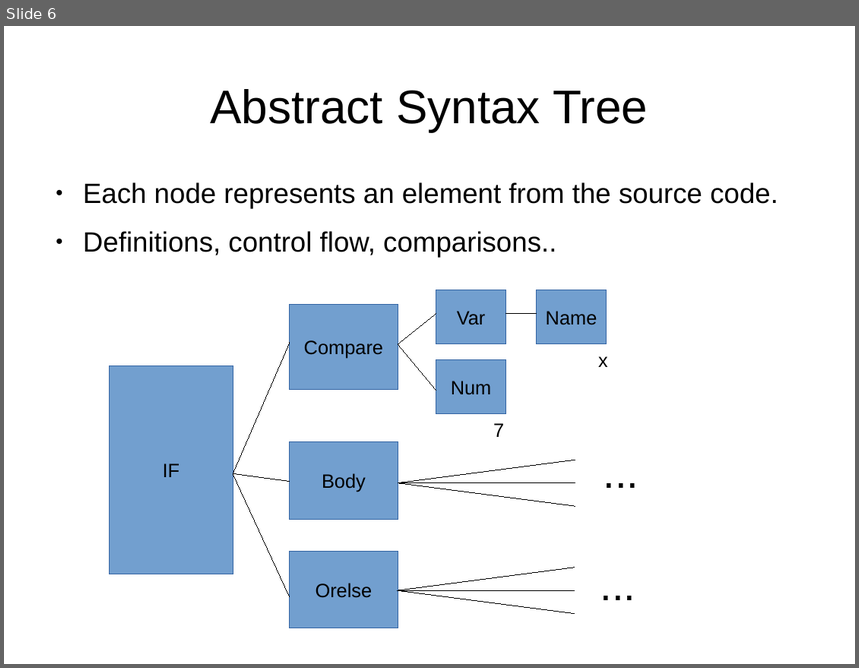
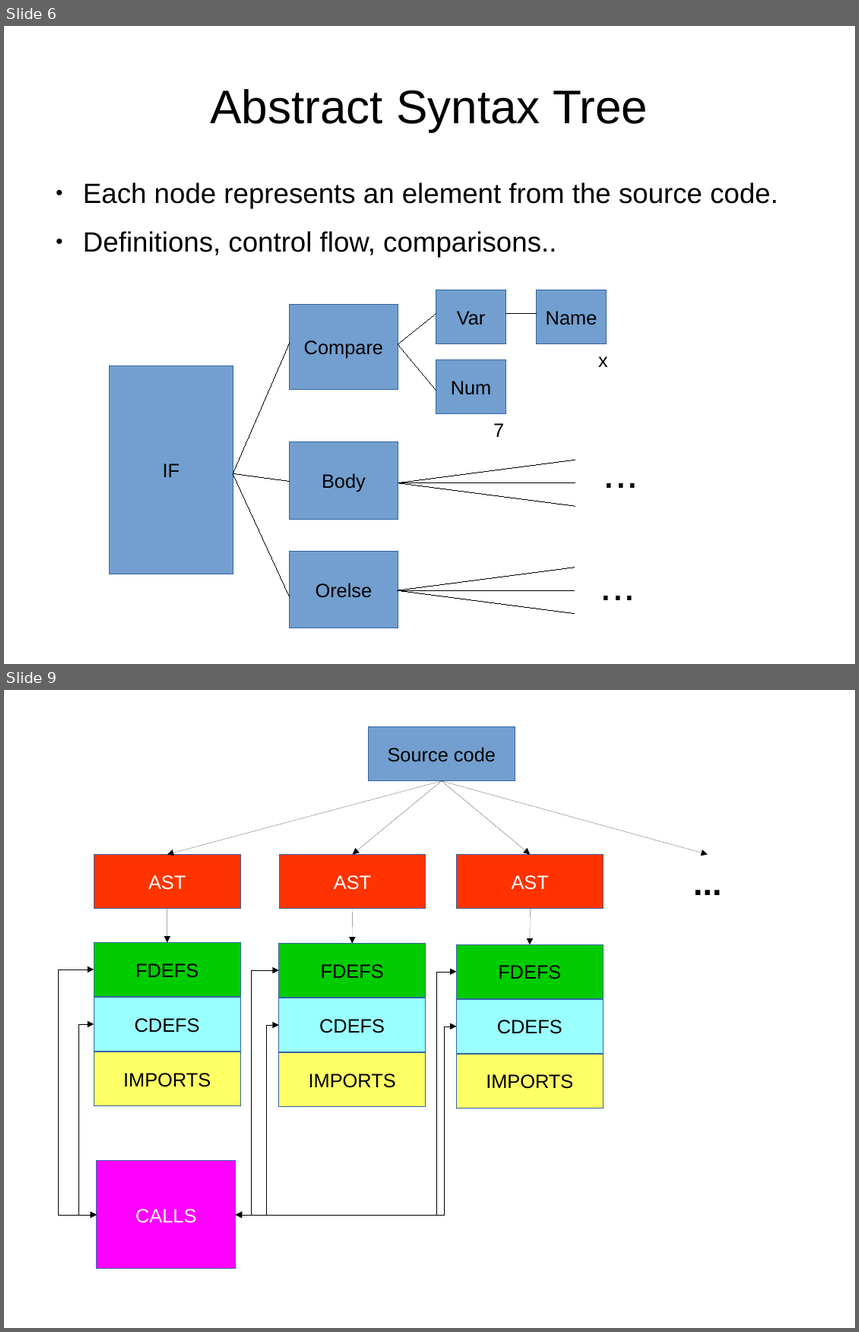
Before and after one commit to brmscheiner/ideogram, a slide deck: presentation/presentation.odp. Shown one above the other, each under a label of ours: slide 6 before the commit, slides 6 and 9 after it; the slides between them are not shown. The pictures are 859x668 and 859x1332 pixels, drawn with LibreOffice and Linux fonts; fonts in the diff are those of the drawing. Boxes give left, top, right and bottom in pixels: in the first picture for what was removed or moved away, otherwise in the second. Text is boxed around its words. In the diff, an @@ line names an element or a change of style, - is before the commit and + after.

```diff
--- a/presentation/presentation.odp
+++ b/presentation/presentation.odp
@@ slide 9 added at (x1=4, y1=690, x2=855, y2=1328), background #FFFFFF @@
@@ rectangle added at (x1=369, y1=727, x2=515, y2=781), fill #729FCF, outline #3465A4 0 pt, 18 pt, text #000000 @@
+Source code
@@ arrow added from (442, 781) to (167, 854), #000000 0 pt @@
@@ arrow added from (442, 781) to (352, 854), #000000 0 pt @@
@@ arrow added from (442, 781) to (530, 854), #000000 0 pt @@
@@ arrow added from (442, 781) to (708, 854), #000000 0 pt @@
@@ rectangle added at (x1=94, y1=854, x2=240, y2=909), fill #FF3300, outline #3465A4 0 pt, 18 pt, text #FFFFFF @@
+AST
@@ rectangle added at (x1=279, y1=854, x2=426, y2=909), fill #FF3300, outline #3465A4 0 pt, 18 pt, text #FFFFFF @@
+AST
@@ rectangle added at (x1=457, y1=854, x2=604, y2=909), fill #FF3300, outline #3465A4 0 pt, 18 pt, text #FFFFFF @@
+AST
@@ rectangle added at (x1=634, y1=854, x2=781, y2=909), outline #FFFFFF 0 pt, 32 pt, text #000000, bold @@
+...
@@ arrow added from (167, 909) to (167, 942), #000000 0 pt @@
@@ arrow added from (352, 909) to (352, 943), #000000 0 pt @@
@@ arrow added from (530, 909) to (530, 945), #000000 0 pt @@
@@ rectangle added at (x1=94, y1=942, x2=240, y2=996), fill #00CC00, outline #3465A4 0 pt, 18 pt, text #000000 @@
+FDEFS
@@ rectangle added at (x1=279, y1=943, x2=426, y2=998), fill #00CC00, outline #3465A4 0 pt, 18 pt, text #000000 @@
+FDEFS
@@ rectangle added at (x1=457, y1=945, x2=604, y2=999), fill #00CC00, outline #3465A4 0 pt, 18 pt, text #000000 @@
+FDEFS
@@ elbow double arrow added from (94, 970) to (97, 1215), #000000 0 pt @@
@@ elbow double arrow added from (279, 970) to (236, 1215), #000000 0 pt @@
@@ elbow double arrow added from (457, 972) to (236, 1215), #000000 0 pt @@
@@ rectangle added at (x1=94, y1=998, x2=240, y2=1052), fill #99FFFF, outline #3465A4 0 pt, 18 pt, text #000000 @@
+CDEFS
@@ rectangle added at (x1=279, y1=999, x2=426, y2=1053), fill #99FFFF, outline #3465A4 0 pt, 18 pt, text #000000 @@
+CDEFS
@@ rectangle added at (x1=457, y1=1000, x2=604, y2=1054), fill #99FFFF, outline #3465A4 0 pt, 18 pt, text #000000 @@
+CDEFS
@@ elbow double arrow added from (94, 1024) to (97, 1215), #000000 0 pt @@
@@ elbow double arrow added from (279, 1025) to (236, 1215), #000000 0 pt @@
@@ elbow double arrow added from (457, 1027) to (236, 1215), #000000 0 pt @@
@@ rectangle added at (x1=94, y1=1053, x2=240, y2=1106), fill #FFFF66, outline #3465A4 0 pt, 18 pt, text #000000 @@
+IMPORTS
@@ rectangle added at (x1=279, y1=1053, x2=426, y2=1107), fill #FFFF66, outline #3465A4 0 pt, 18 pt, text #000000 @@
+IMPORTS
@@ rectangle added at (x1=457, y1=1055, x2=604, y2=1109), fill #FFFF66, outline #3465A4 0 pt, 18 pt, text #000000 @@
+IMPORTS
@@ rectangle added at (x1=97, y1=1161, x2=236, y2=1269), fill #FF00FF, outline #3465A4 0 pt, 18 pt, text #FFFFFF @@
+CALLS
```
Also in this commit, not shown: 4 other slides added, 3 slides removed, 3 other files.
